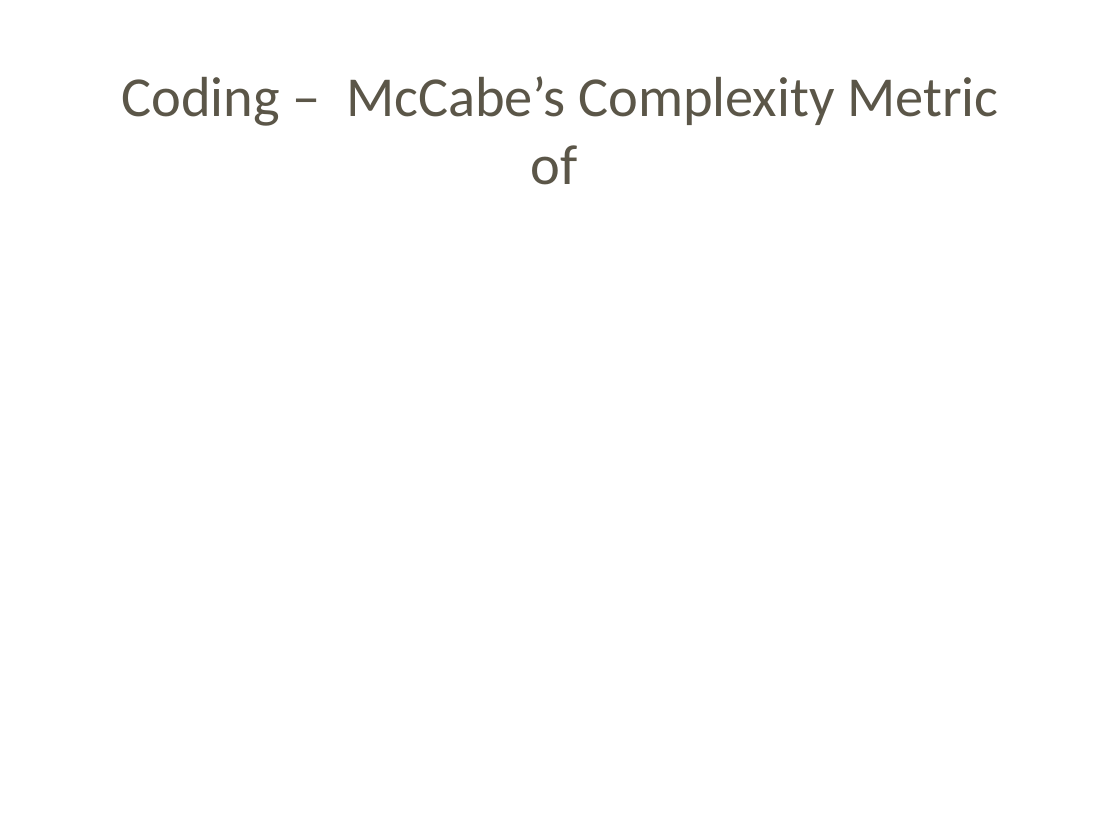
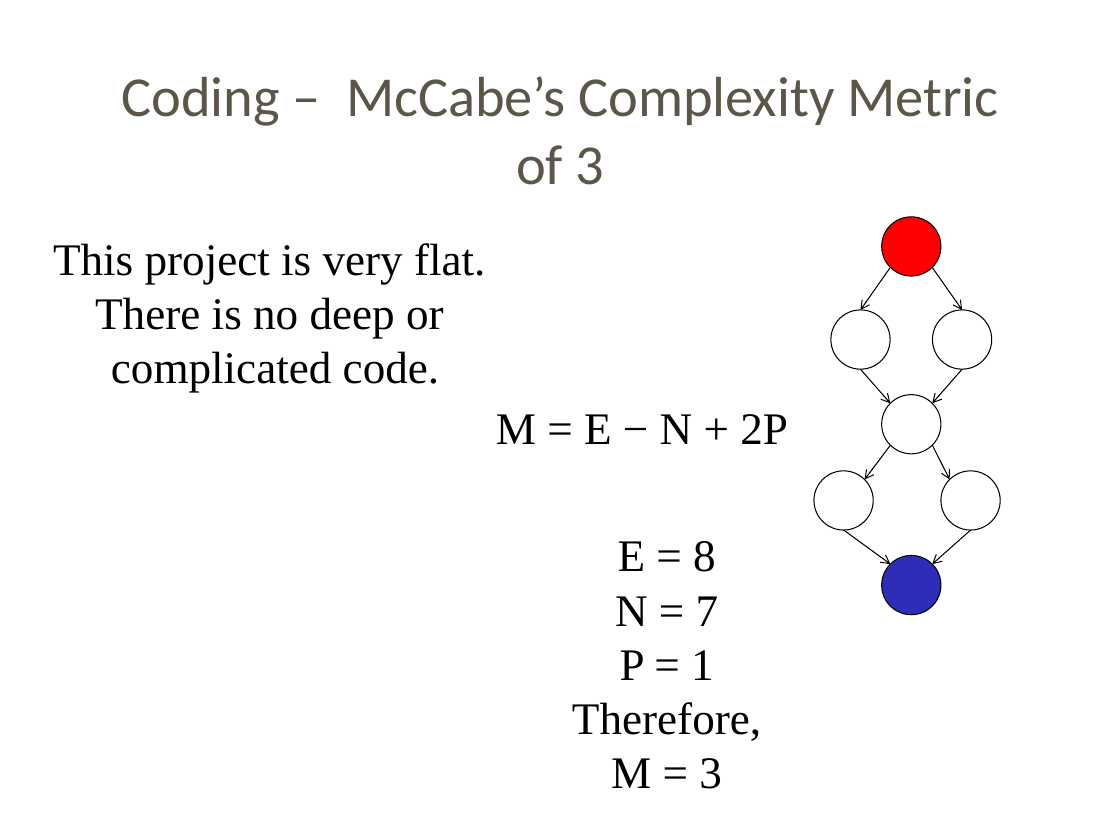
Before and after one commit to Letractively/company-management-system, a slide deck: slide 9 of src/Docs/Milestone03.ppt (slide 10 before the commit). Drawn at 1120x840 pixels with LibreOffice and Linux fonts; fonts in the diff are those of the drawing; background and template pictures are left out. Boxes give left, top, right and bottom in pixels: in the first picture for what was removed or moved away, otherwise in the second. Text is boxed around its words. In the diff, an @@ line names an element or a change of style, - is before the commit and + after.

```diff
--- a/src/Docs/Milestone03.ppt
+++ b/src/Docs/Milestone03.ppt
@@ text at (x1=121, y1=76, x2=998, y2=185): text changed @@
-Coding – McCabe’s Complexity Metric of
+Coding – McCabe’s Complexity Metric of 3
@@ ellipse added at (x1=882, y1=216, x2=941, y2=275), fill #FF0000, outline #000000 0.74 pt @@
@@ text added at (x1=53, y1=243, x2=485, y2=393), 32 pt, text #000000 @@
+This project is very flat.
+There is no deep or
+complicated code.
@@ arrow added from (890, 267) to (861, 310), #000000 0.74 pt @@
@@ arrow added from (933, 267) to (962, 310), #000000 0.74 pt @@
@@ ellipse added at (x1=831, y1=310, x2=890, y2=369), fill #FFFFFF, outline #000000 0.74 pt @@
@@ ellipse added at (x1=933, y1=310, x2=992, y2=369), fill #FFFFFF, outline #000000 0.74 pt @@
@@ arrow added from (861, 369) to (890, 403), #000000 0.74 pt @@
@@ arrow added from (962, 369) to (933, 403), #000000 0.74 pt @@
@@ text added at (x1=496, y1=414, x2=788, y2=444), 32 pt, text #000000 @@
+M = E − N + 2P
@@ ellipse added at (x1=882, y1=394, x2=941, y2=453), fill #FFFFFF, outline #000000 0.74 pt @@
@@ arrow added from (890, 445) to (865, 480), #000000 0.74 pt @@
@@ arrow added from (933, 445) to (950, 480), #000000 0.74 pt @@
@@ ellipse added at (x1=814, y1=471, x2=873, y2=530), fill #FFFFFF, outline #000000 0.74 pt @@
@@ ellipse added at (x1=941, y1=471, x2=1000, y2=530), fill #FFFFFF, outline #000000 0.74 pt @@
@@ arrow added from (844, 531) to (890, 564), #000000 0.74 pt @@
@@ arrow added from (971, 531) to (933, 564), #000000 0.74 pt @@
@@ text added at (x1=572, y1=541, x2=761, y2=789), 32 pt, text #000000 @@
+E = 8
+N = 7
+P = 1
+Therefore,
+M = 3
@@ ellipse added at (x1=882, y1=556, x2=941, y2=615), fill #2D2DB9, outline #000000 0.74 pt @@
```
Also in this commit, not shown: 8 other slides changed, 6 other files.
